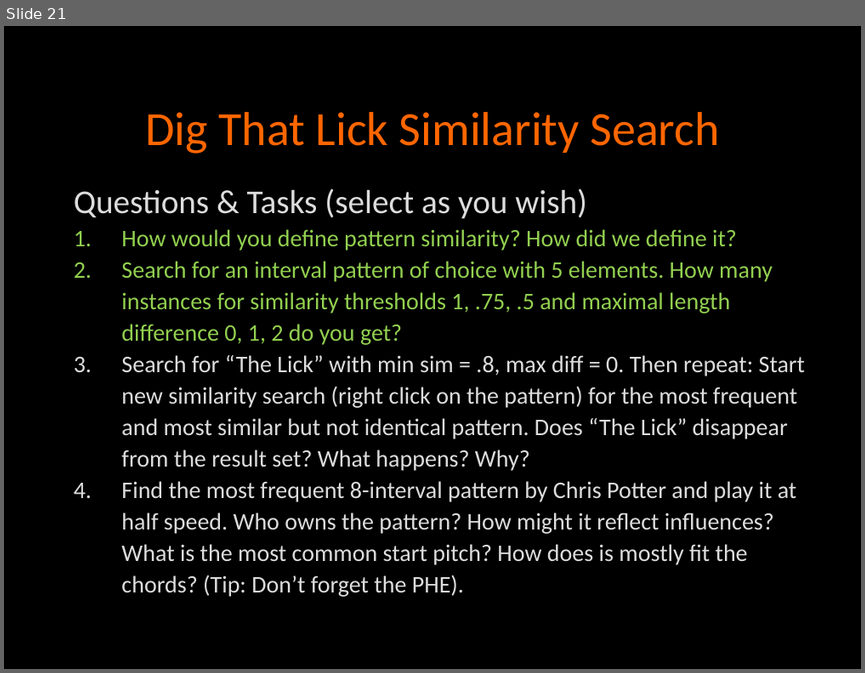
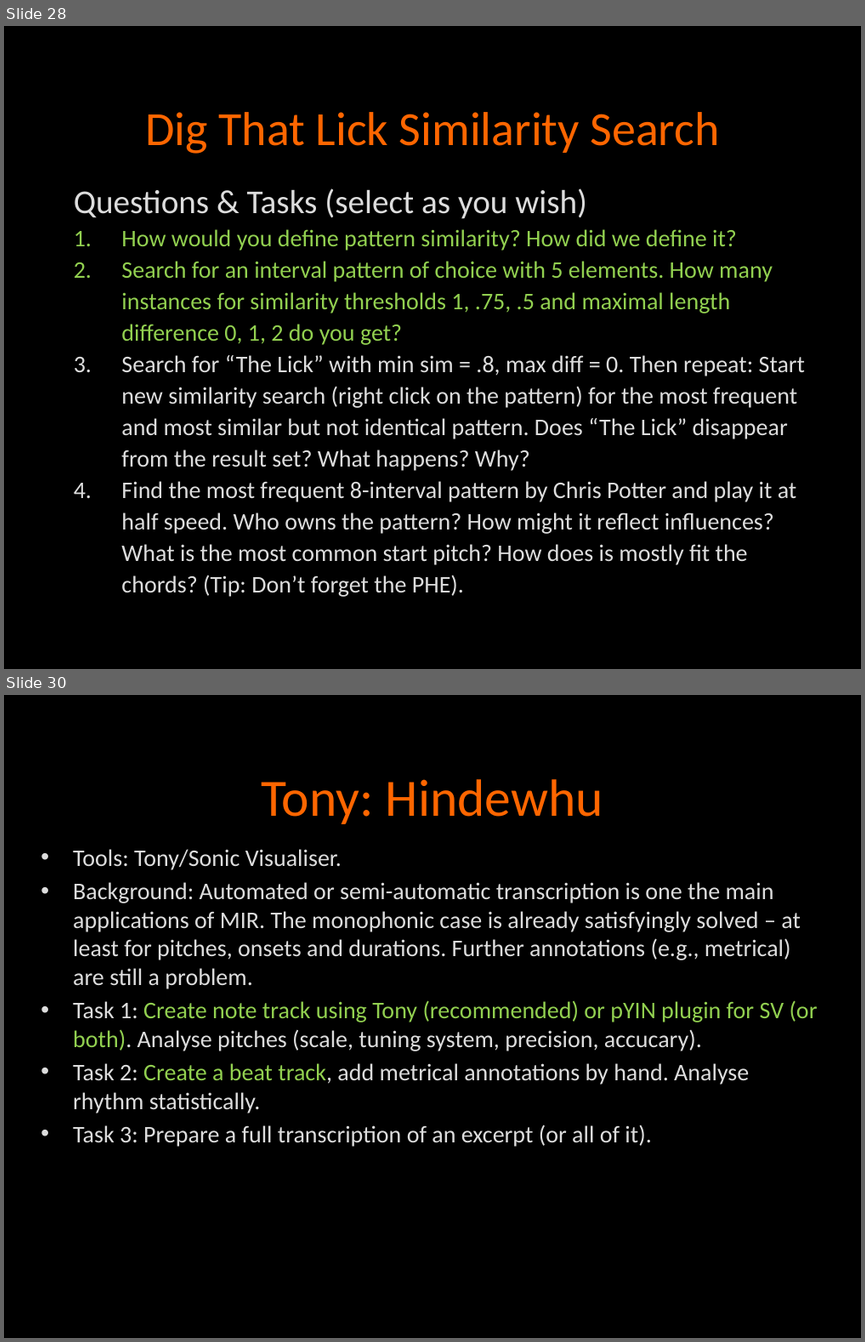
Before and after one commit to klausfrieler/digthatlick_lecture, a slide deck: frieler_ComSysMus_workshop.pptx. Shown one above the other, each under a label of ours: slide 21 before the commit, slides 28 and 30 after it; the slides between them are not shown. The pictures are 865x673 and 865x1342 pixels, drawn with LibreOffice and Linux fonts; fonts in the diff are those of the drawing. Boxes give left, top, right and bottom in pixels: in the first picture for what was removed or moved away, otherwise in the second. Text is boxed around its words. In the diff, an @@ line names an element or a change of style, - is before the commit and + after.

```diff
--- a/frieler_ComSysMus_workshop.pptx
+++ b/frieler_ComSysMus_workshop.pptx
@@ slide 30 added at (x1=4, y1=695, x2=861, y2=1338), background #000000; not listed: 2 template elements that a slide beside it also shows @@
@@ title added at (x1=69, y1=744, x2=796, y2=845), outline #000000 0.75 pt, 44 pt, text #FF6600 @@
+Tony: Hindewhu
@@ text added at (x1=32, y1=838, x2=829, y2=1300), outline #000000 0.75 pt, 20 pt, text #DDDDDD @@
+• Tools: Tony/Sonic Visualiser.
+• Background: Automated or semi-automatic transcription is one the main applications of MIR. The monophonic case is already satisfyingly solved – at least for pitches, onsets and durations. Further annotations (e.g., metrical) are still a problem.
+• Task 1: Create note track using Tony (recommended) or pYIN plugin for SV (or both). Analyse pitches (scale, tuning system, precision, accucary).
+• Task 2: Create a beat track, add metrical annotations by hand. Analyse rhythm statistically.
+• Task 3: Prepare a full transcription of an excerpt (or all of it).
@@ what was slide 21 is now slide 28 @@
```
Also in this commit, not shown: 6 slides changed, 9 other slides added, 1 slide removed, 1 other file.
